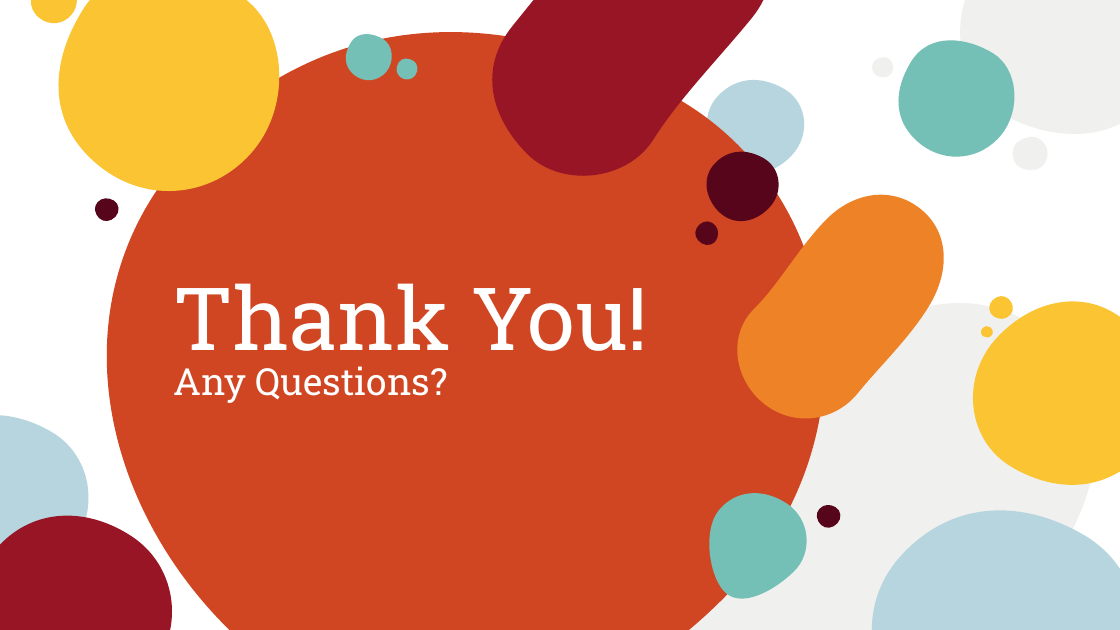
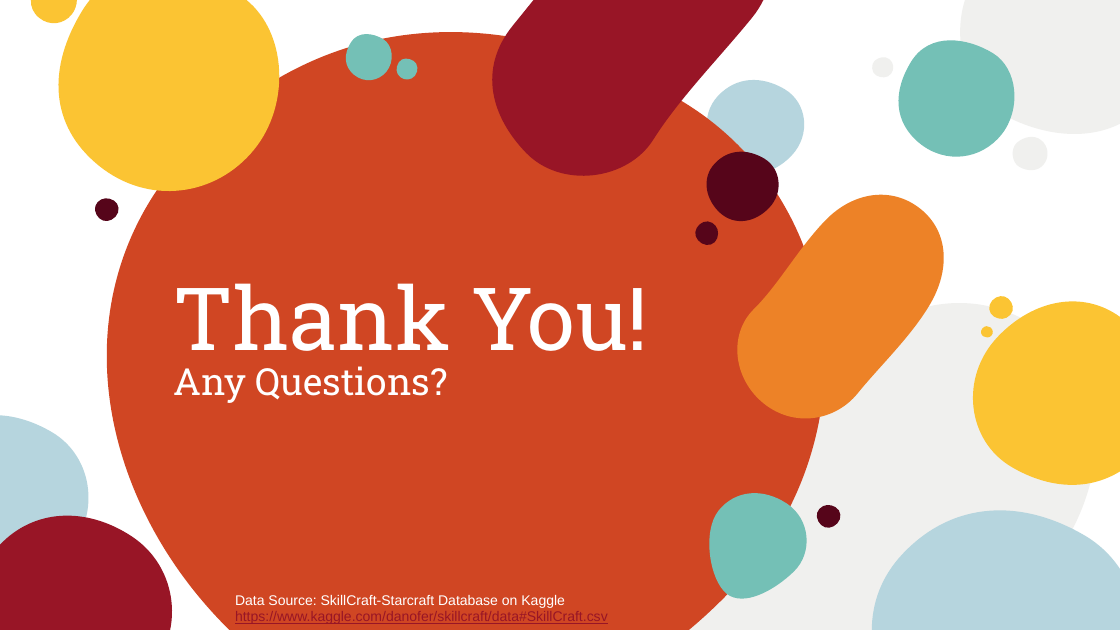
Before and after one commit to Atksmith88/dsc-mod-5-project-online-ds-ft-090919, a slide deck: slide 8 of ML Classification Presentation.pptx. Drawn at 1120x630 pixels with LibreOffice and Linux fonts; fonts in the diff are those of the drawing. Boxes give left, top, right and bottom in pixels: in the first picture for what was removed or moved away, otherwise in the second. Text is boxed around its words. In the diff, an @@ line names an element or a change of style, - is before the commit and + after.

Commit message:
Update to PowerPoint Presentation.

```diff
--- a/ML Classification Presentation.pptx
+++ b/ML Classification Presentation.pptx
@@ text added at <box>235,595,608,624</box>, 9 pt, text #981526, underline @@
+Data Source: SkillCraft-Starcraft Database on Kaggle https://www.kaggle.com/danofer/skillcraft/data#SkillCraft.csv
```
